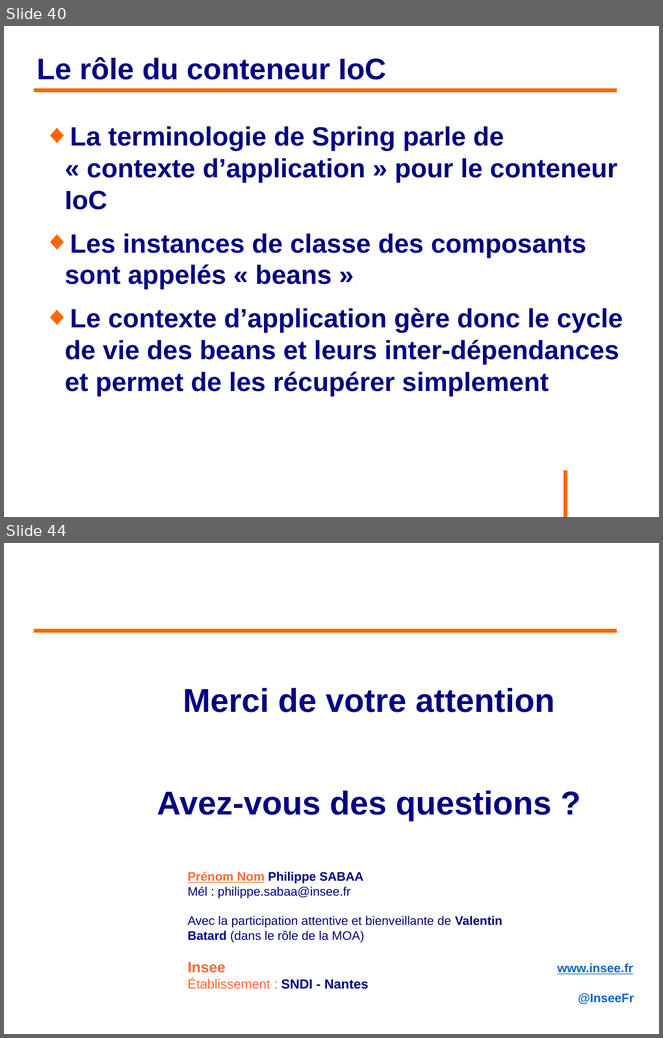
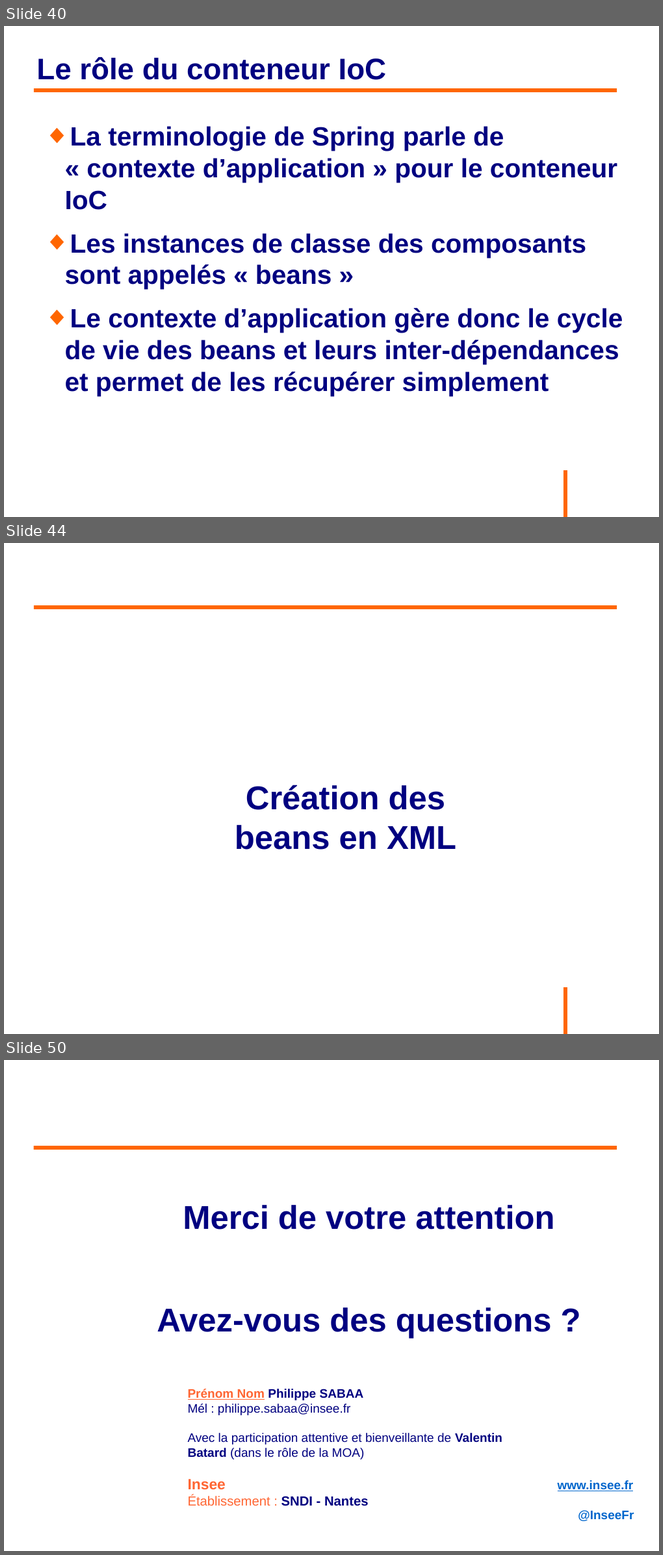
Before and after one commit to philphils/formation-spring, a slide deck: Documentation/diapo_formation_spring.odp. Shown one above the other, each under a label of ours: slides 40 and 44 before the commit, slides 40, 44 and 50 after it; the slides between them are not shown. The pictures are 663x1038 and 663x1555 pixels, drawn with LibreOffice and Linux fonts; fonts in the diff are those of the drawing; background and template pictures are left out. Boxes give left, top, right and bottom in pixels: in the first picture for what was removed or moved away, otherwise in the second. Text is boxed around its words. In the diff, an @@ line names an element or a change of style, - is before the commit and + after.

Commit message:
Fin partie création bean XML

```diff
--- a/Documentation/diapo_formation_spring.odp
+++ b/Documentation/diapo_formation_spring.odp
@@ slide 44 added at <box>4,543,659,1034</box>, background #FFFFFF; not listed: 1 template element that a slide beside it also shows @@
@@ line added from (34, 607) to (618, 607), #FF6600 4.54 pt @@
@@ text added at <box>235,785,456,850</box>, 40 pt, text #000080, bold @@
+Création des beans en XML
@@ what was slide 44 is now slide 50 @@
```
Also in this commit, not shown: 3 slides changed, 5 other slides added.
